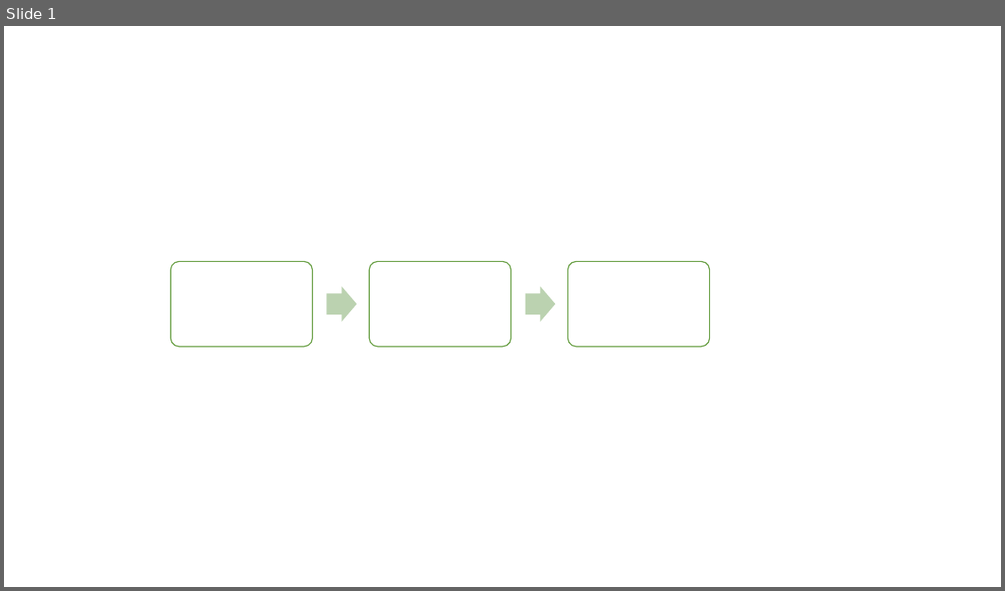
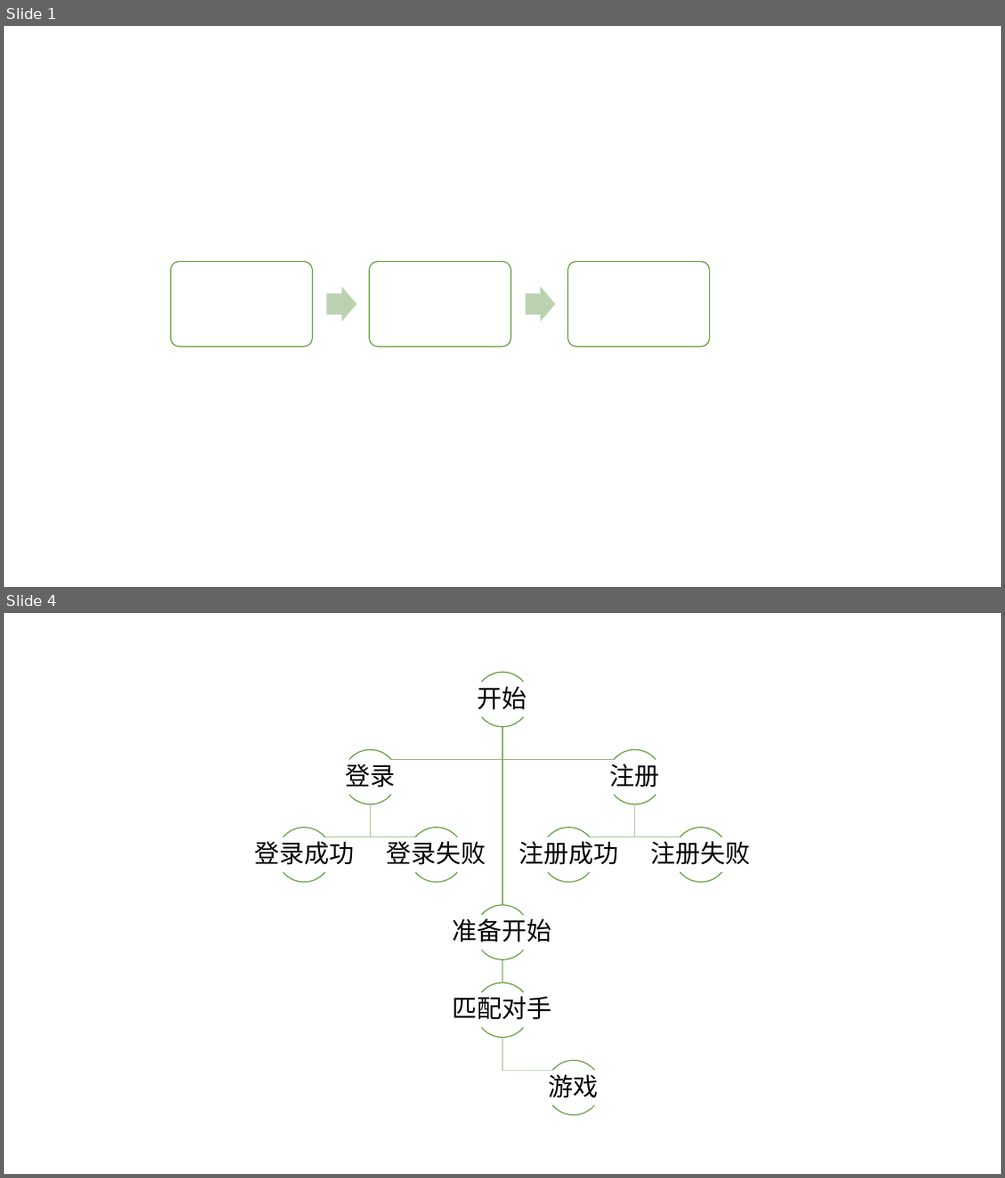
Before and after one commit to Artessay/Tic-Tac-Toe, a slide deck: doc/draw.pptx. Shown one above the other, each under a label of ours: slide 1 before the commit, slides 1 and 4 after it; the slides between them are not shown. The pictures are 1005x591 and 1005x1178 pixels, drawn with LibreOffice and Linux fonts; fonts in the diff are those of the drawing. Boxes give left, top, right and bottom in pixels: in the first picture for what was removed or moved away, otherwise in the second. Text is boxed around its words. In the diff, an @@ line names an element or a change of style, - is before the commit and + after.

```diff
--- a/doc/draw.pptx
+++ b/doc/draw.pptx
@@ slide 4 added at (x1=4, y1=613, x2=1001, y2=1174), background #FFFFFF @@
@@ group added at (x1=254, y1=672, x2=751, y2=1115): 20 arc (boxed as its full ellipse)s, 10 texts, 9 freeform shapes @@
+开始
+准备开始
+匹配对手
+游戏
+登录
+登录成功
+登录失败
+注册
+注册成功
+注册失败
```
Also in this commit, not shown: 3 other slides added, 16 other files.
